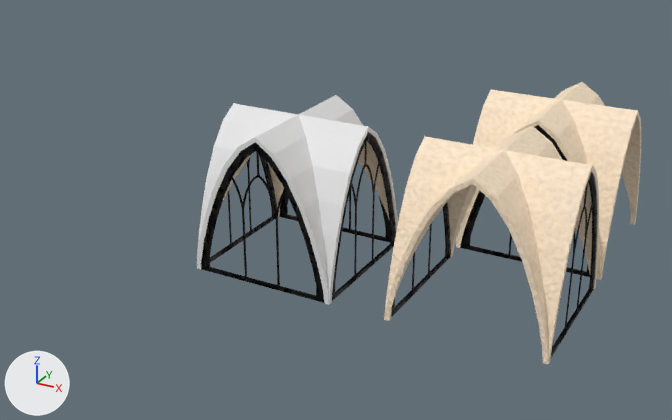
The Blender file Assets/Meshes/Ceiling_Crossing.blend: old version first, new version second.
The view is the same before and after, from a camera (50 mm lens) standing at (16.6, -42.9, 22.6) and looking at (-7.0, -0.1, 1.2). Arrows for +X, +Y and +Z are at lower left; the lights stay in place.

In view in the first picture: 'LOD_B_Ceiling_Crossing', 'LOD_B_Ceiling_Crossing_1_sides', 'LOD_B_Ceiling_Crossing_4_sides'.
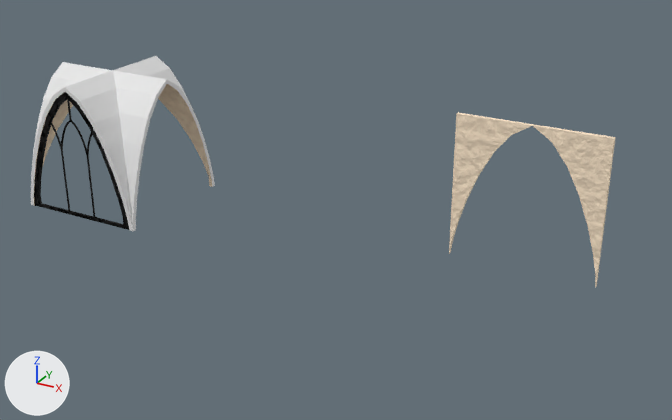
What changed in the scene script:
```text
Remove ob_lod_b_ceiling_crossing:
    ob_lod_b_ceiling_crossing = bpy.data.objects.new('LOD_B_Ceiling_Crossing', me_lod_b_ceiling_crossing)
    ob_lod_b_ceiling_crossing.location = (0.0, 0.0, 0.0)
Change ob_lod_a_ceiling_crossing_wall_connector:
    remove ob_lod_a_ceiling_crossing_wall_connector.hide_set(True)
Change ob_lod_b_ceiling_crossing_4_sides:
    add ob_lod_b_ceiling_crossing_4_sides.hide_set(True)
Change ob_lod_b_ceiling_crossing_1_sides:
    ob_lod_b_ceiling_crossing_1_sides.location: (0.0, 9.0, 0.0) -> (-25.0, 2.0, 0.0)
```

Changed parts and their boxes [x1, y1, x2, y2] in the pictures (672 x 420 px):
'LOD_B_Ceiling_Crossing_1_sides', moved: before [456, 82, 641, 280]; after [31, 56, 215, 231]
'LOD_B_Ceiling_Crossing', deleted (beige): before [384, 126, 599, 364]
    faces in mat_bricks (its picture is missing): [384, 126, 599, 364]
    faces in mat_window: [391, 172, 597, 359]
'LOD_B_Ceiling_Crossing_4_sides', hidden: before [197, 95, 398, 305]
'LOD_A_Ceiling_Crossing_wall_connector', shown (beige): after [449, 112, 616, 288]
